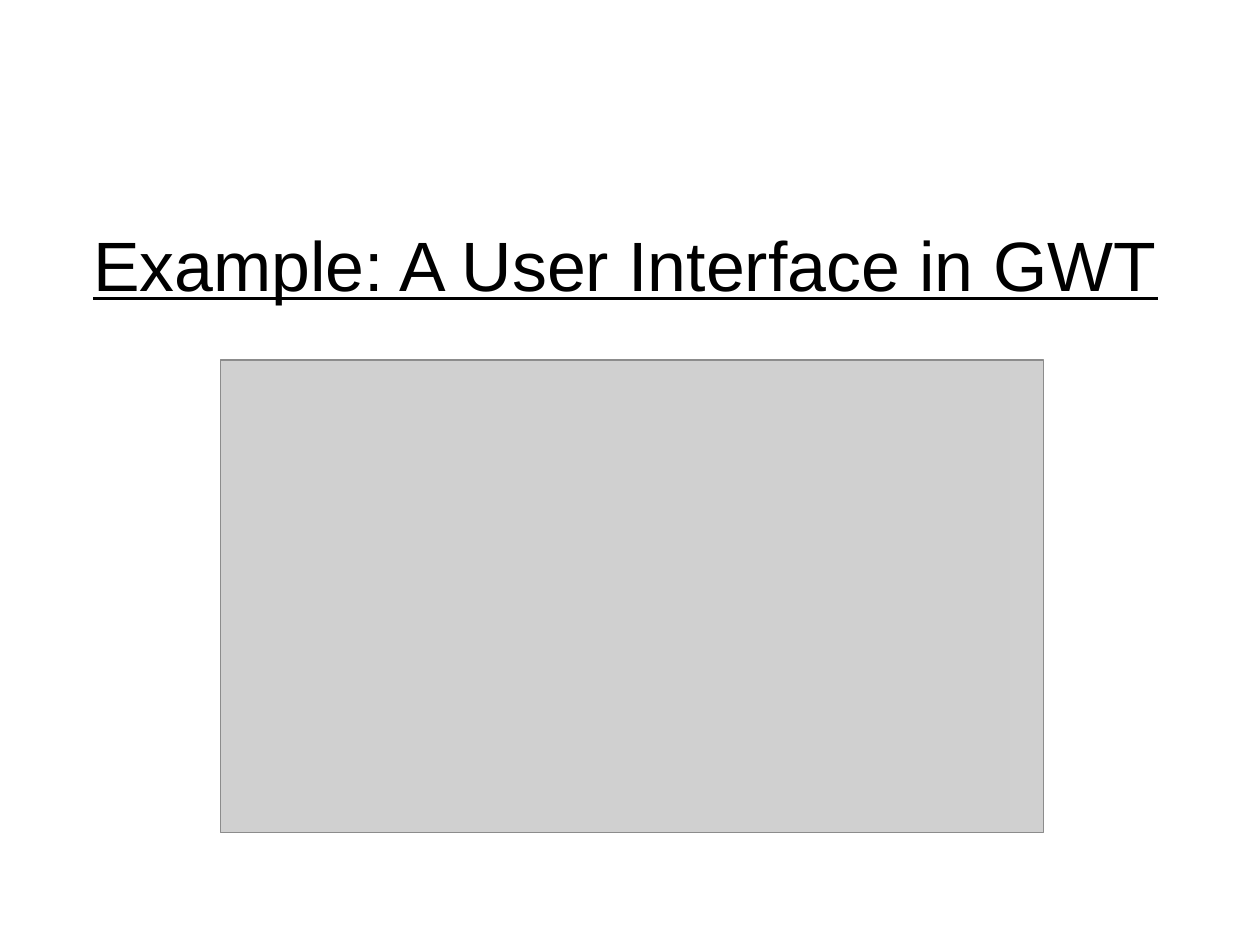
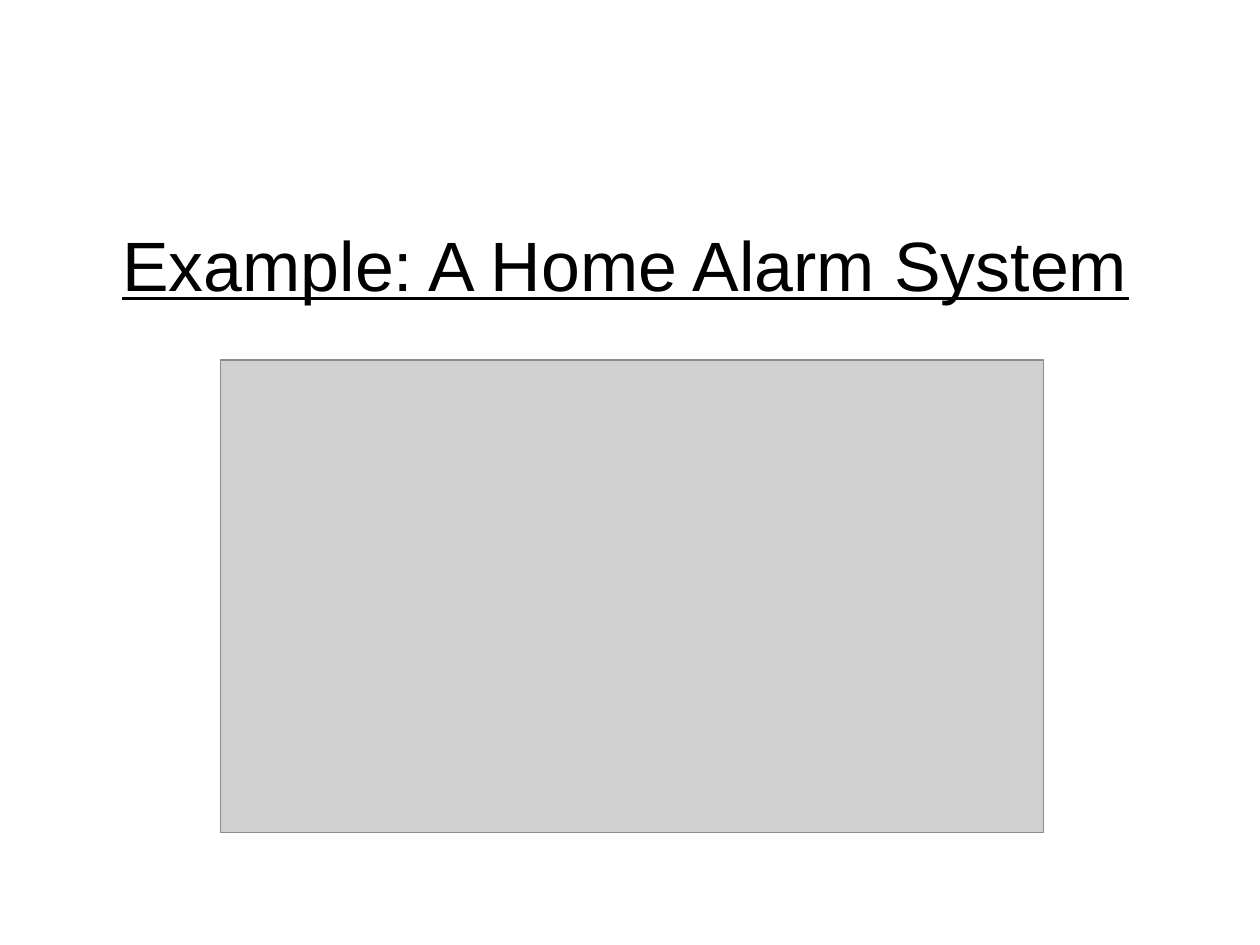
Before and after one commit to Intrinsarc/intrinsarc-evolve, a slide deck: slide 26 of Academic Work/lectures/components.odp. Drawn at 1260x945 pixels with LibreOffice and Linux fonts; fonts in the diff are those of the drawing; grey boxes stand for pictures. Boxes give left, top, right and bottom in pixels: in the first picture for what was removed or moved away, otherwise in the second. Text is boxed around its words. In the diff, an @@ line names an element or a change of style, - is before the commit and + after.

```diff
--- a/Academic Work/lectures/components.odp
+++ b/Academic Work/lectures/components.odp
@@ title at box(122, 240, 1127, 304): text changed @@
-Example: A User Interface in GWT
+Example: A Home Alarm System
```
Also in this commit, not shown: 3 other slides changed, 10 slides added, 10 slides removed, 1 other file.
